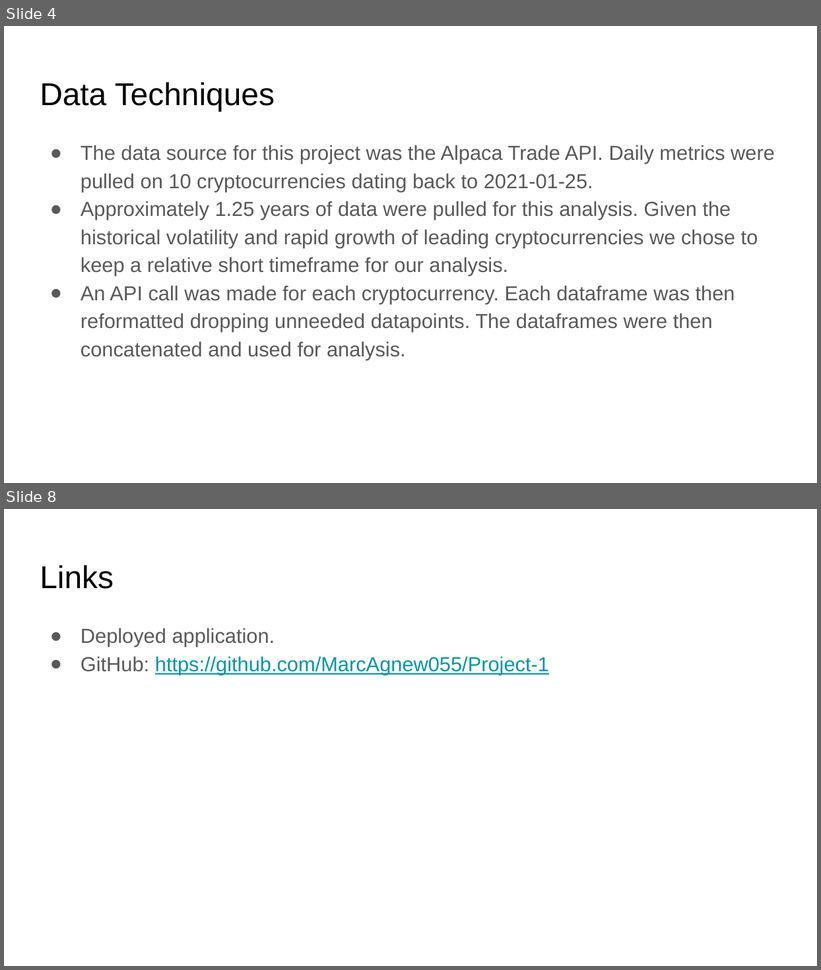
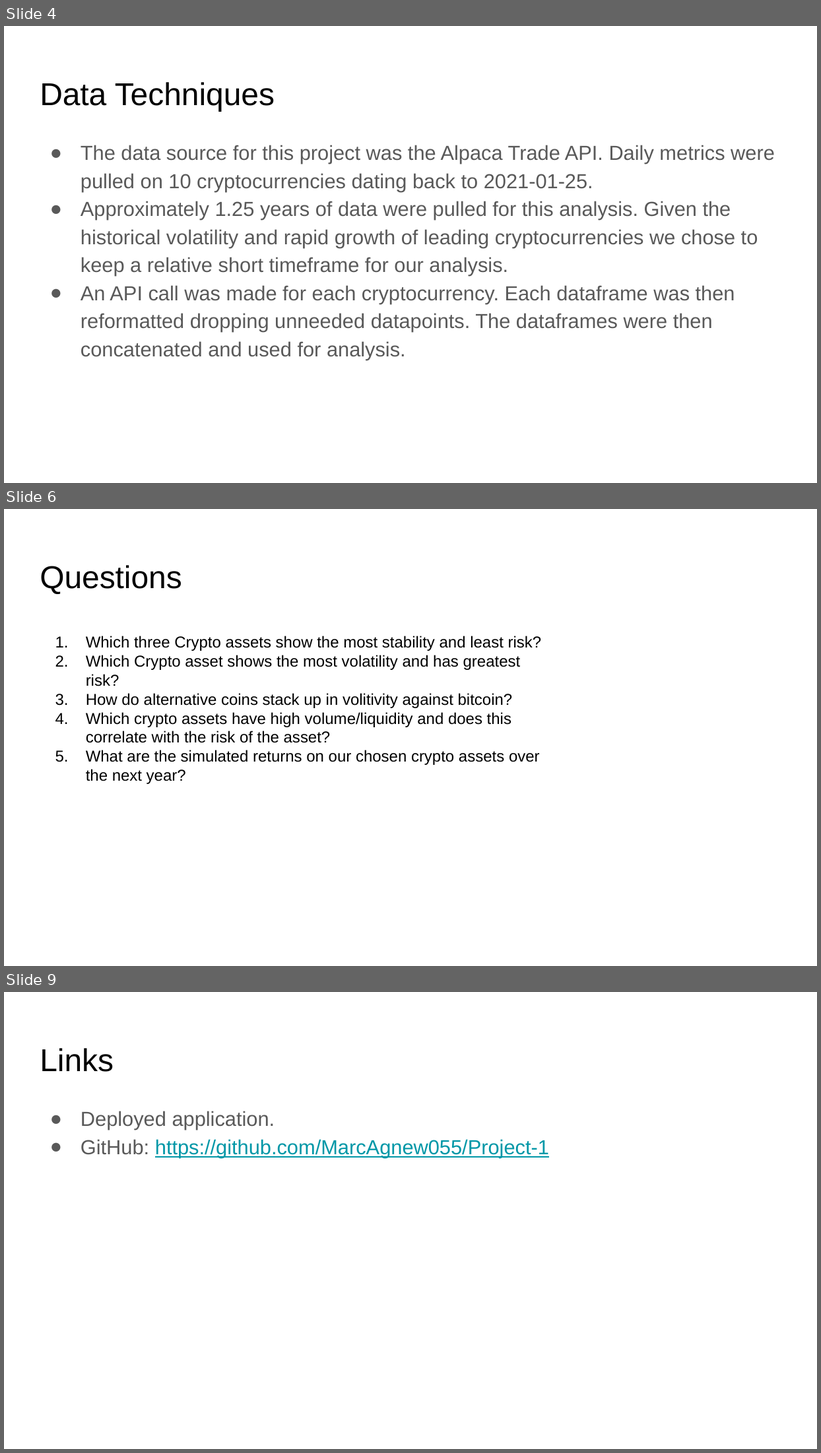
Before and after one commit to MarcAgnew055/Project-1, a slide deck: CountofMontiCrypto_PP.pptx. Shown one above the other, each under a label of ours: slides 4 and 8 before the commit, slides 4, 6 and 9 after it; the slides between them are not shown. The pictures are 821x970 and 821x1453 pixels, drawn with LibreOffice and Linux fonts; fonts in the diff are those of the drawing. Boxes give left, top, right and bottom in pixels: in the first picture for what was removed or moved away, otherwise in the second. Text is boxed around its words. In the diff, an @@ line names an element or a change of style, - is before the commit and + after.

```diff
--- a/CountofMontiCrypto_PP.pptx
+++ b/CountofMontiCrypto_PP.pptx
@@ slide 6 added at [4,509,817,966], background #FFFFFF @@
@@ title added at [40,565,182,594], 28 pt, text #000000 @@
+Questions
@@ text added at [86,636,542,784], 14 pt, text #000000 @@
+1. Which three Crypto assets show the most stability and least risk?
+2. Which Crypto asset shows the most volatility and has greatest risk?
+3. How do alternative coins stack up in volitivity against bitcoin?
+4. Which crypto assets have high volume/liquidity and does this correlate with the risk of the asset?
+5. What are the simulated returns on our chosen crypto assets over the next year?
@@ what was slide 8 is now slide 9 @@
```
Also in this commit, not shown: 3 slides changed.
